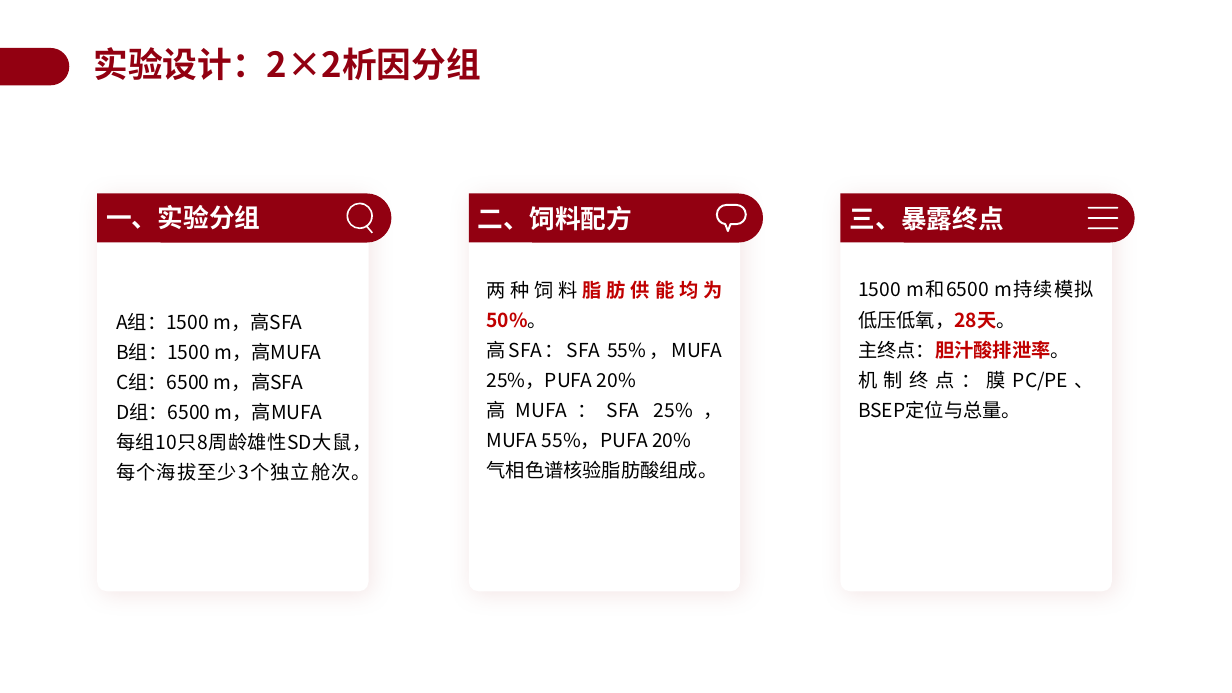
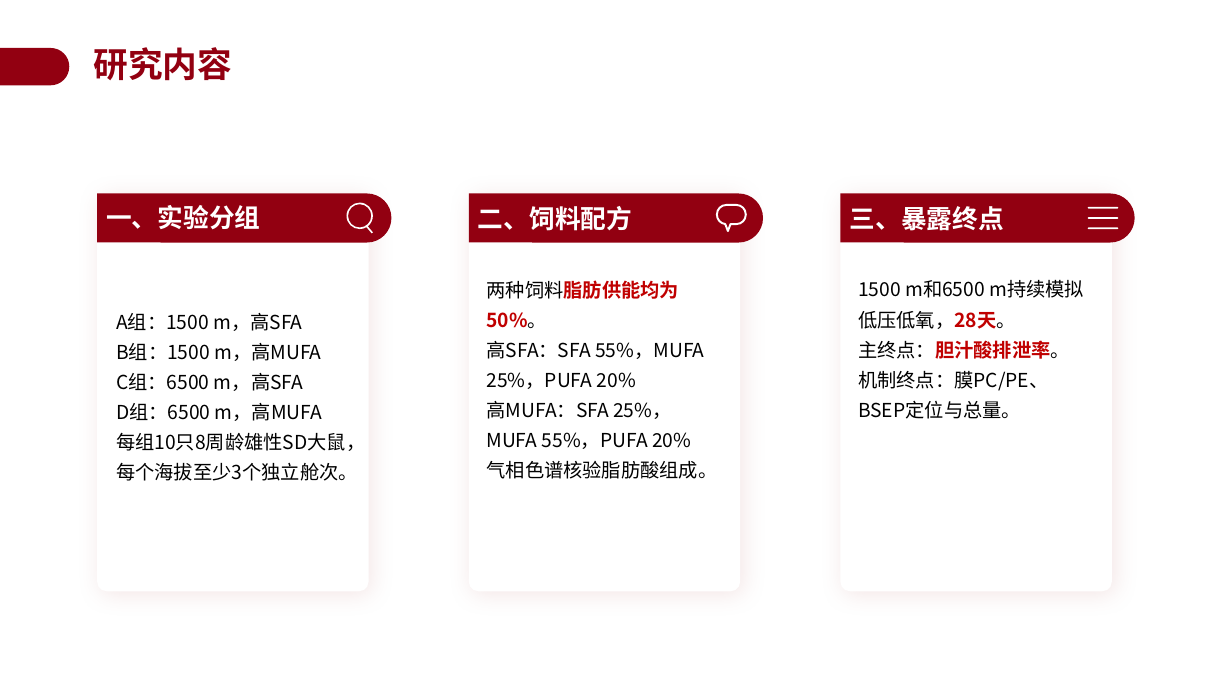
Before and after one commit to a854589274-afk/1, a slide deck: slide 16 of 开题答辩PPT_BSEP高原低压低氧.pptx (slide 15 before the commit). Drawn at 1232x693 pixels with LibreOffice and Linux fonts; fonts in the diff are those of the drawing; background and template pictures are left out. Boxes give left, top, right and bottom in pixels: in the first picture for what was removed or moved away, otherwise in the second. Text is boxed around its words. In the diff, an @@ line names an element or a change of style, - is before the commit and + after.

```diff
--- a/开题答辩PPT_BSEP高原低压低氧.pptx
+++ b/开题答辩PPT_BSEP高原低压低氧.pptx
@@ text at (x1=94, y1=47, x2=233, y2=81): text changed @@
-实验设计：2×2析因分组
+研究内容
@@ alignment justified to left in 3 elements at (x1=116, y1=313, x2=365, y2=481), (x1=487, y1=280, x2=718, y2=479), (x1=858, y1=280, x2=1070, y2=419) @@
```
Also in this commit, not shown: 8 other slides changed, 4 slides added, 2 slides removed.
